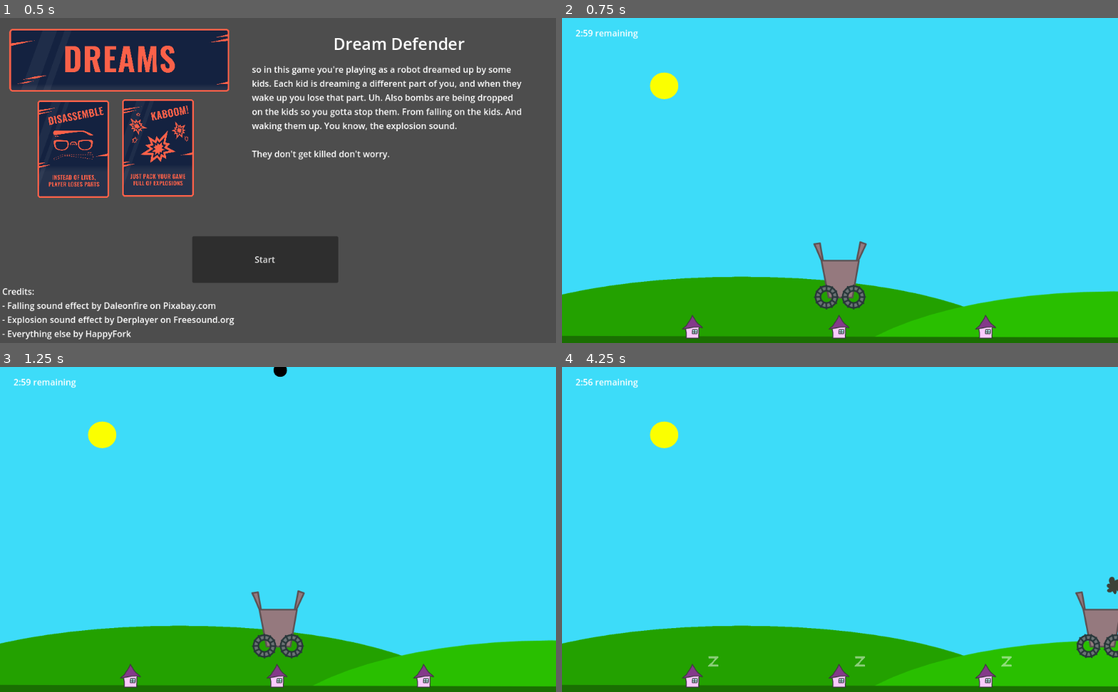
Above: before the commit, frames 1-4 (two rows, left to right).
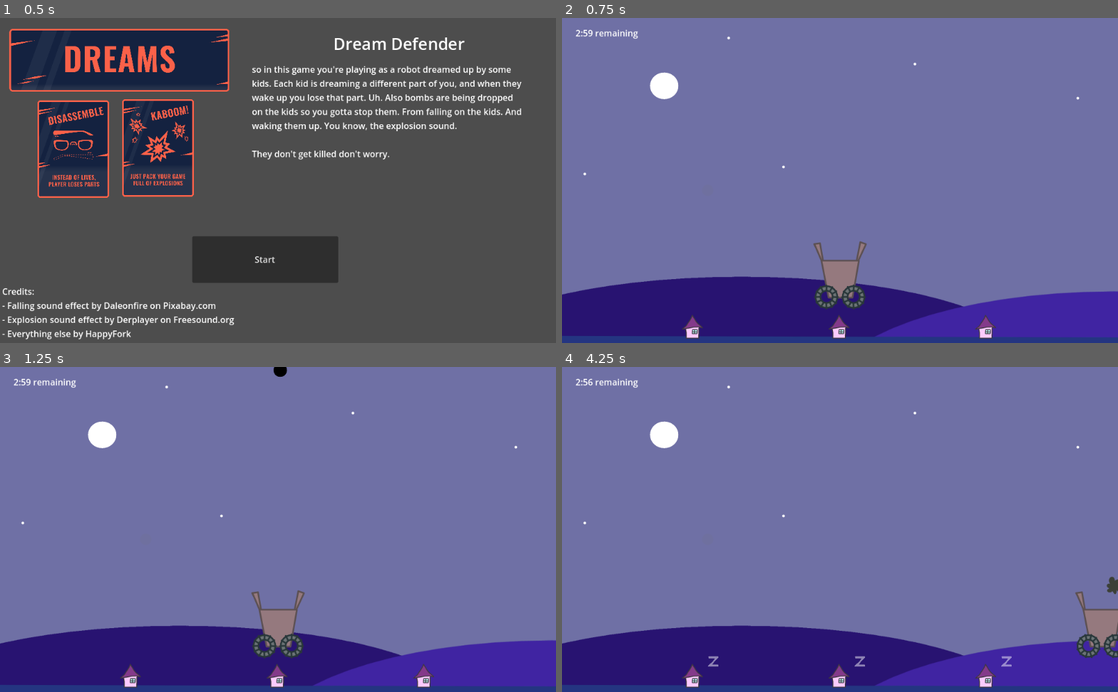
Above: after the commit, the same moments.

Repository: HappyFork/DreamDefender
Game: Godot game, scene res://scenes/start.tscn
Two runs of this game, one before a commit and one after it. Both use one fixed random seed, a clock stepped at 60 frames per second and the inputs below.
Inputs:
- Up to frame 1 (0.5 s): no input
- Up to frame 2 (0.75 s): click "Start" at 0.5 s
- Up to frame 3 (1.25 s): no input
- Up to frame 4 (4.25 s): hold D (move_right) 1.28-2.03 s; hold A (move_left) 2.03-2.78 s; hold D (move_right) from 2.78 s (still down)

Frame 1 is identical in both runs. In frame 2, 99% of the frame differs, in the area x 0-100%, y 0-100%; in frame 3, 98%; in frame 4, 99%.

Commit message:
Pausing
Tried and failed to implement pausing. This throws errors so I'm not risking uploading it. It might crash again.

Diff:
--- a/project.godot
+++ b/project.godot
@@ -36,6 +36,14 @@
 , Object(InputEventJoypadMotion,"resource_local_to_scene":false,"resource_name":"","device":-1,"axis":0,"axis_value":1.0,"script":null)
 ]
 }
+pause={
+"deadzone": 0.5,
+"events": [Object(InputEventKey,"resource_local_to_scene":false,"resource_name":"","device":-1,"window_id":0,"alt_pressed":false,"shift_pressed":false,"ctrl_pressed":false,"meta_pressed":false,"pressed":false,"keycode":0,"physical_keycode":4194305,"key_label":0,"unicode":0,"echo":false,"script":null)
+, Object(InputEventKey,"resource_local_to_scene":false,"resource_name":"","device":-1,"window_id":0,"alt_pressed":false,"shift_pressed":false,"ctrl_pressed":false,"meta_pressed":false,"pressed":false,"keycode":0,"physical_keycode":32,"key_label":0,"unicode":32,"echo":false,"script":null)
+, Object(InputEventKey,"resource_local_to_scene":false,"resource_name":"","device":-1,"window_id":0,"alt_pressed":false,"shift_pressed":false,"ctrl_pressed":false,"meta_pressed":false,"pressed":false,"keycode":0,"physical_keycode":4194309,"key_label":0,"unicode":0,"echo":false,"script":null)
+, Object(InputEventKey,"resource_local_to_scene":false,"resource_name":"","device":-1,"window_id":0,"alt_pressed":false,"shift_pressed":false,"ctrl_pressed":false,"meta_pressed":false,"pressed":false,"keycode":0,"physical_keycode":4194325,"key_label":0,"unicode":0,"echo":false,"script":null)
+]
+}
 
 [rendering]
 
--- a/scenes/main.gd
+++ b/scenes/main.gd
@@ -7,6 +7,7 @@
 @onready var bomb_timer = $BombSpawnTimer
 @onready var level_timer = $LevelTimer
 @onready var timer_display = $UI/Label
+@onready var paus = $UI/Pause
 @onready var expl_sound = $ExplosionSound
 @onready var fall_sound = $FallingSound
 
@@ -32,6 +33,7 @@
 	fall_sound.play()
 
 func _process(delta):
+	# Update the level timer
 	timer_display.text = "%d:%02d remaining" % [rnd, level_timer.time_left]
 
 
--- a/scenes/main.tscn
+++ b/scenes/main.tscn
@@ -1,9 +1,10 @@
-[gd_scene load_steps=12 format=3 uid="uid://c55oqhdhly54v"]
+[gd_scene load_steps=14 format=3 uid="uid://c55oqhdhly54v"]
 
 [ext_resource type="Script" path="res://scenes/main.gd" id="1_mgkm1"]
 [ext_resource type="PackedScene" uid="uid://c0bxfp8r6fvaa" path="res://nodes/bomb.tscn" id="2_vcxjw"]
 [ext_resource type="PackedScene" uid="uid://coeirbx31yvt4" path="res://nodes/robot.tscn" id="2_wlfy3"]
 [ext_resource type="PackedScene" uid="uid://cxj8426ccbn3y" path="res://nodes/house.tscn" id="4_u30fq"]
+[ext_resource type="Script" path="res://scenes/pause.gd" id="5_5ivd2"]
 [ext_resource type="AudioStream" uid="uid://dty1or7pqr0xe" path="res://assets/explosion_wide.ogg" id="5_edfjo"]
 [ext_resource type="Texture2D" uid="uid://bru8jf4igokv4" path="res://assets/Background.png" id="5_remti"]
 [ext_resource type="AudioStream" uid="uid://cqcvry76su6nj" path="res://assets/falling-bomb.mp3" id="6_62hrp"]
@@ -18,6 +19,9 @@
 
 [sub_resource type="RectangleShape2D" id="RectangleShape2D_p0fqv"]
 size = Vector2(2500, 50)
+
+[sub_resource type="LabelSettings" id="LabelSettings_cst1v"]
+font_size = 50
 
 [node name="Main" type="Node2D"]
 script = ExtResource("1_mgkm1")
@@ -90,6 +94,20 @@
 offset_right = 77.0
 offset_bottom = 39.0
 
+[node name="Pause" type="CanvasModulate" parent="UI"]
+process_mode = 3
+visible = false
+color = Color(0.196078, 0.196078, 0.196078, 1)
+script = ExtResource("5_5ivd2")
+
+[node name="Label" type="Label" parent="UI/Pause"]
+offset_left = 433.0
+offset_top = 272.0
+offset_right = 626.0
+offset_bottom = 344.0
+text = "PAUSED"
+label_settings = SubResource("LabelSettings_cst1v")
+
 [node name="ParallaxBackground" type="ParallaxBackground" parent="."]
 
 [node name="ParallaxLayer" type="ParallaxLayer" parent="ParallaxBackground"]
--- /dev/null
+++ b/scenes/pause.gd
@@ -0,0 +1,8 @@
+extends CanvasModulate
+
+
+# Called every frame. 'delta' is the elapsed time since the previous frame.
+func _process(delta):
+	if Input.is_action_just_pressed("pause"):
+		get_tree().paused = !get_tree().paused
+		visible = !visible
Binary file changed: assets/Background.png
Not shown, changed: exports/Html5/index.html
Not shown, changed: exports/Html5/index.pck
Not shown, changed: exports/Html5/index.zip
